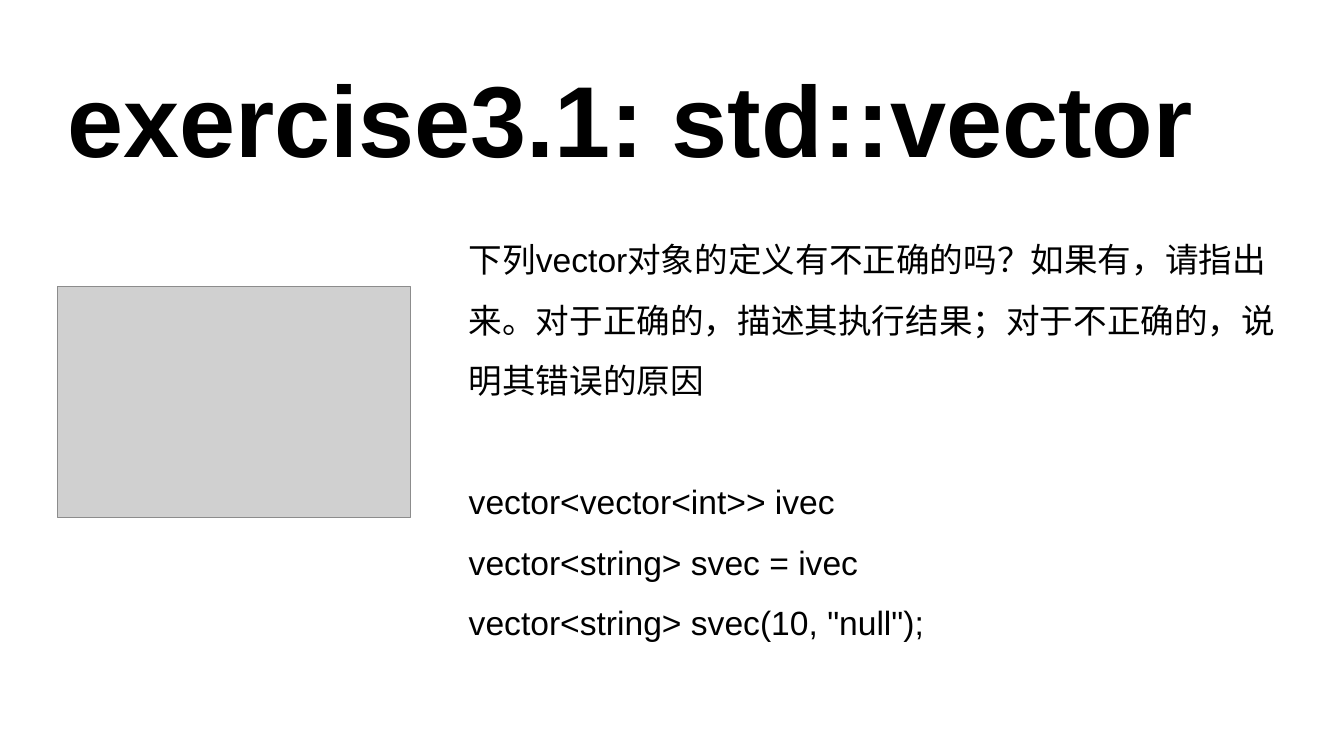
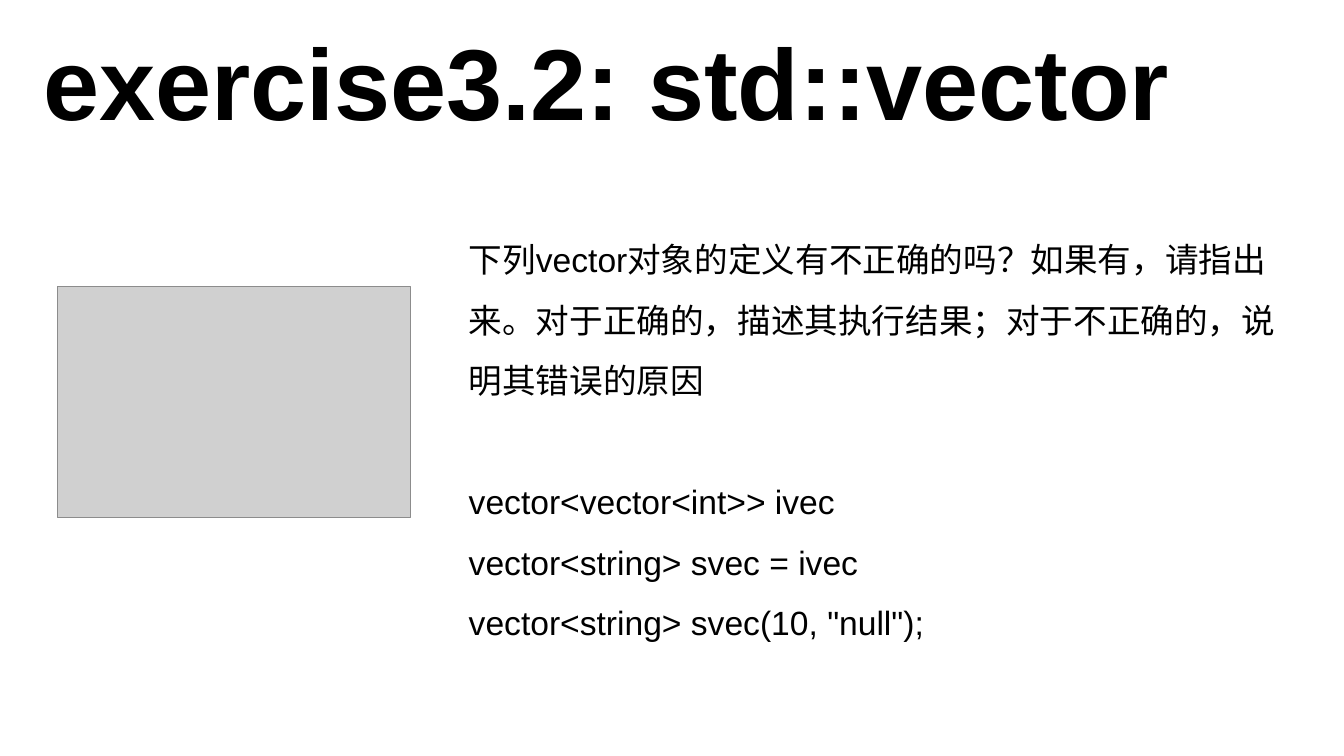
Before and after one commit to 3417725275/CPP_Study, a slide deck: slide 18 of C++课件.pptx. Drawn at 1344x756 pixels with LibreOffice and Linux fonts; fonts in the diff are those of the drawing; grey boxes stand for pictures. Boxes give left, top, right and bottom in pixels: in the first picture for what was removed or moved away, otherwise in the second. Text is boxed around its words. In the diff, an @@ line names an element or a change of style, - is before the commit and + after.

```diff
--- a/C++课件.pptx
+++ b/C++课件.pptx
@@ text at box(43, 47, 1169, 121): text changed @@
-exercise3.1: std::vector
+exercise3.2: std::vector
```
Also in this commit, not shown: 5 other slides changed, 3 slides added, 11 slides removed, 1 other file.
